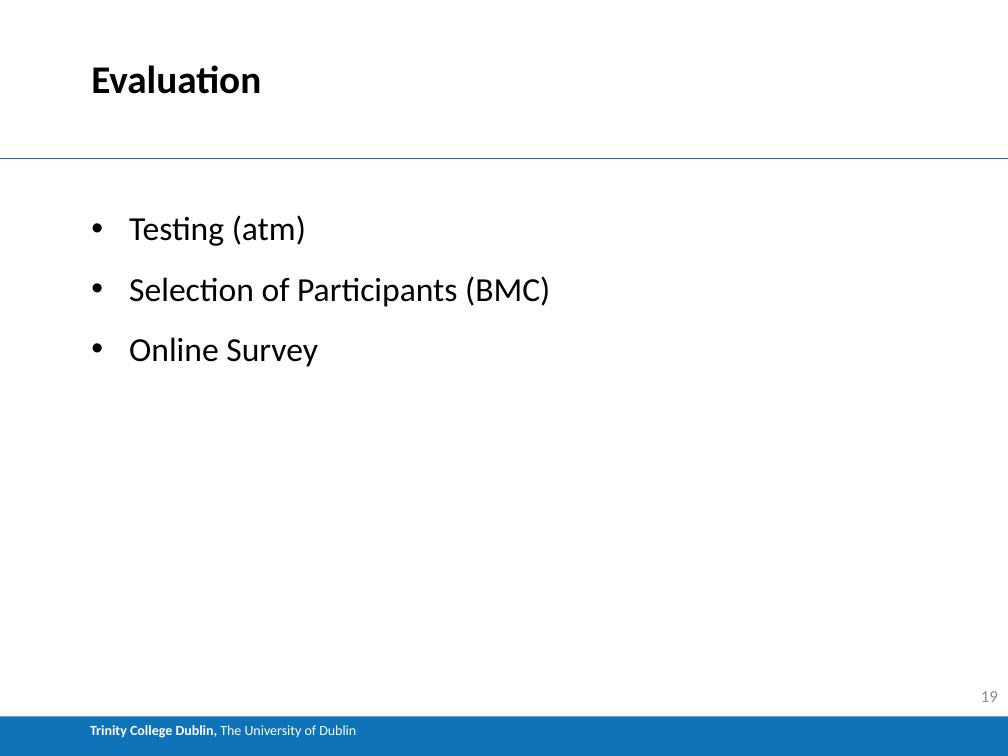
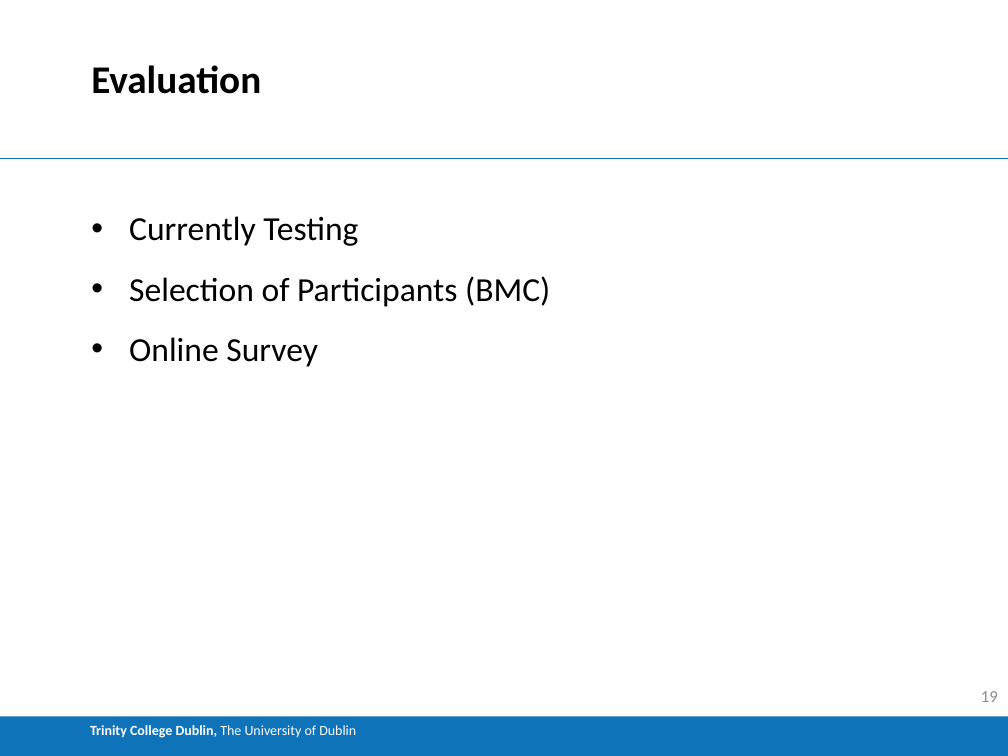
Before and after one commit to Buckley258/FYP, a slide deck: slide 19 of FYP_Demo.pptx. Drawn at 1008x756 pixels with LibreOffice and Linux fonts; fonts in the diff are those of the drawing. Boxes give left, top, right and bottom in pixels: in the first picture for what was removed or moved away, otherwise in the second. Text is boxed around its words. In the diff, an @@ line names an element or a change of style, - is before the commit and + after.

```diff
--- a/FYP_Demo.pptx
+++ b/FYP_Demo.pptx
@@ text at (129,216,358,246): text changed @@
-• Testing (atm)
+• Currently Testing
```
Also in this commit, not shown: 5 other slides changed, 12 other files.
